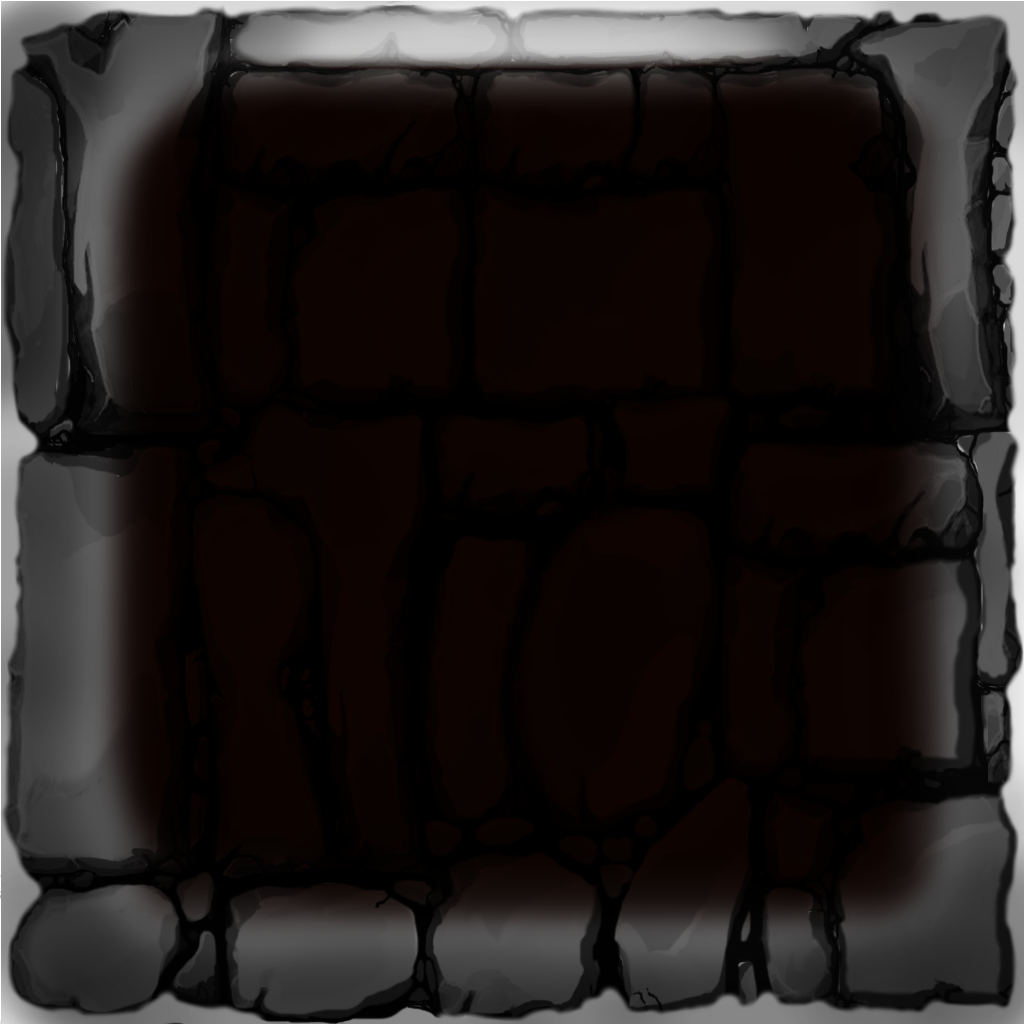
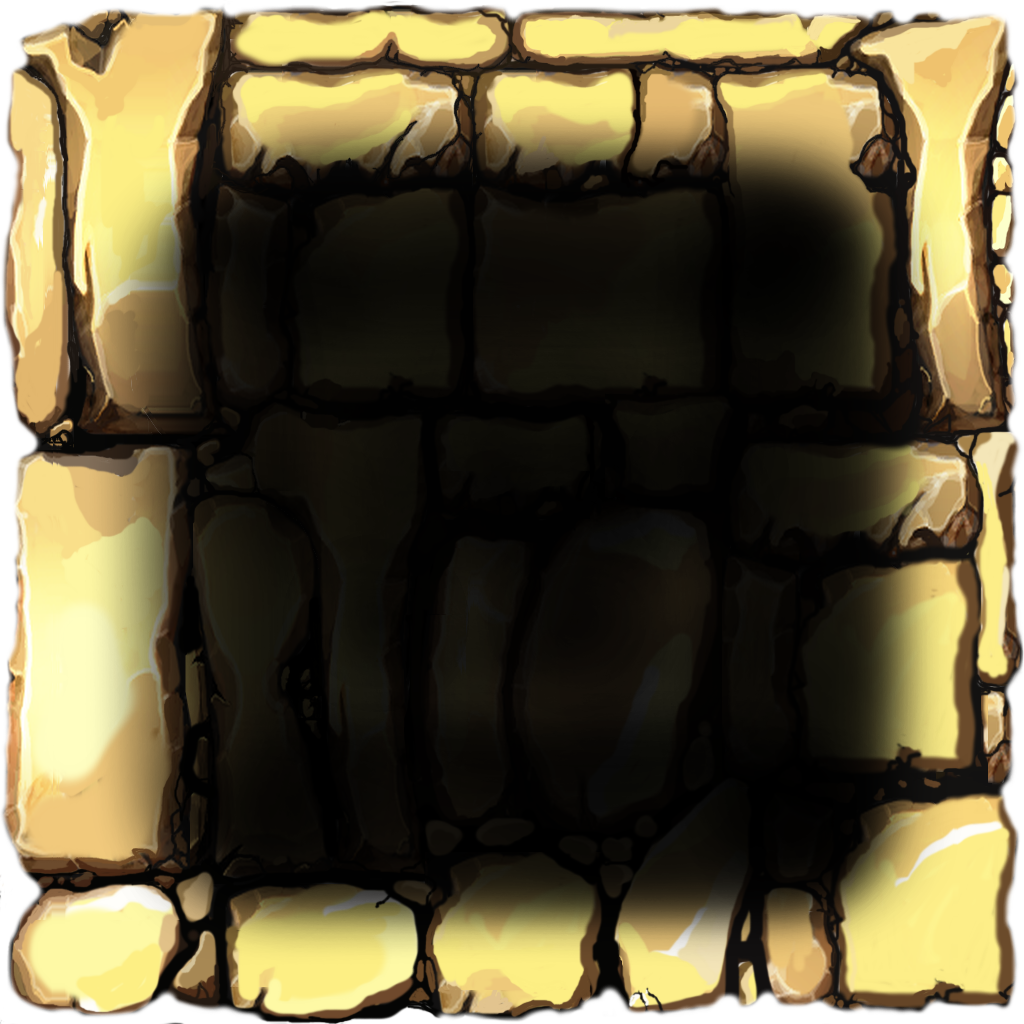
Before/after of a 1024×1024 layered artwork. What changed in the layer stack:
hid "Layer", painted on it over 1, 1, 1024, 1024
added layer "Layer #1" above "Pasted Layer" over 83, 95, 964, 971
painted on "Pasted Layer" over 0, 1, 1024, 1024
